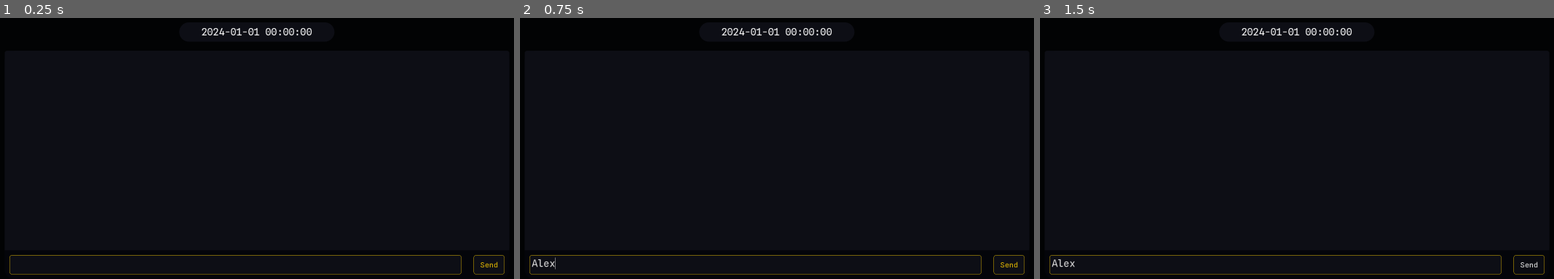
Above: before the commit, frames 1-3 (left to right).
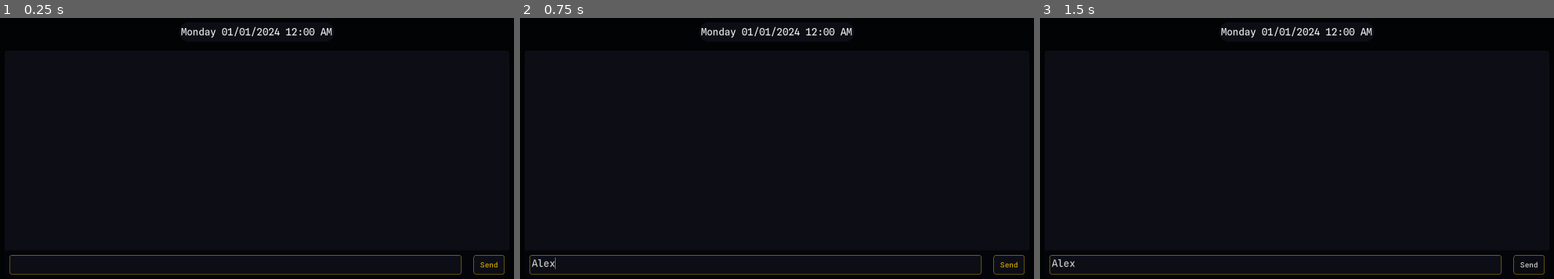
Above: after the commit, the same moments.

Repository: Adan-Garcia/UnamedChronicle
Game: Godot game, scene res://src/ui/chat.tscn
Two runs of this game, one before a commit and one after it. Both use one fixed random seed, a clock stepped at 60 frames per second and the inputs below. This scene is started directly instead of the project's main scene.
Inputs (mouse positions are in pixels of both pictures, inside the frame that each line leads up to):
- Up to frame 1 (0.25 s): no input
- Up to frame 2 (0.75 s): click (756, 265) at 0.52 s; type "Alex" at 0.6 s
- Up to frame 3 (1.5 s): click "Send" at 1.25 s

The runs differ from the first frame. In frame 1, 0.5% of the frame differs, in the area x 35-65%, y 3-8%; in frame 2, 0.5%; in frame 3, 0.5%.

Commit message:
May 15, 2025, 3:59 PM

Diff:
--- a/src/systems/logic/scripts/WorldManager.gd
+++ b/src/systems/logic/scripts/WorldManager.gd
@@ -1,10 +1,19 @@
 extends Node
 
 @export var CurrentWorldState: WorldState
+var tickcounter := 0.0
+var ticklength := 2
 
 
 func _ready():
 	_intialize()
+
+
+func _physics_process(delta):
+	tickcounter += delta
+	if tickcounter >= ticklength:
+		CurrentWorldState.current_time += 1
+		tickcounter = 0
 
 
 func _intialize():
--- a/src/systems/logic/scripts/global.gd
+++ b/src/systems/logic/scripts/global.gd
@@ -8,6 +8,20 @@
 @export var towns: Dictionary[String,TownData]
 @export var sectors: Dictionary[String,SectorData]
 @export var empires: Dictionary[String,EmpireData]
+# Unix timestamp of your “base date” Y.
+# e.g. if Y is 2025-01-01 00:00 UTC then:
+const ORIGIN_UNIX := 1704067200
+
+# our US-style weekday lookup
+const WEEKDAYS := {
+	0: "Sunday",
+	1: "Monday",
+	2: "Tuesday",
+	3: "Wednesday",
+	4: "Thursday",
+	5: "Friday",
+	6: "Saturday"
+}
 
 
 func _ready():
@@ -20,3 +34,28 @@
 			sectors[s.name] = s
 			for t in s.towns.values():
 				towns[t.name] = t
+
+
+
+func _get_time():
+	var tick_seconds = Worldstate.CurrentWorldState.current_time
+
+	# 2) turn it into an actual Unix timestamp
+	var ts = ORIGIN_UNIX + tick_seconds
+
+	# 3) extract a Dictionary of date components in local time
+	var d = Time.get_datetime_dict_from_unix_time(ts)
+	# d keys: year, month, day, hour, minute, second, weekday (0 = Sunday)
+
+	# 4) compute 12-hour clock and AM/PM
+	var hour12 = d.hour % 12
+	if hour12 == 0:
+		hour12 = 12
+	var ampm = "PM" if d.hour >= 12 else "AM"
+
+	# 5) build the formatted string
+	var mm = String("%02d" % d.month)
+	var dd = String("%02d" % d.day)
+	var min = String("%02d" % d.minute)
+
+	return [WEEKDAYS[d.weekday], mm, dd, d.year, hour12, min, ampm]
--- a/src/ui/scripts/chat.gd
+++ b/src/ui/scripts/chat.gd
@@ -2,20 +2,7 @@
 
 @onready var label: Label = $MarginContainer/VBoxContainer/Panel3/Label
 
-# Unix timestamp of your “base date” Y.
-# e.g. if Y is 2025-01-01 00:00 UTC then:
-const ORIGIN_UNIX := 1704067200
-
 
 func _physics_process(_delta):
 	# 1) get your raw tick
-	var tick_seconds = Global.Worldstate.CurrentWorldState.current_time
-
-	# 2) turn it into an actual Unix timestamp
-	var ts = ORIGIN_UNIX + tick_seconds
-
-	# 3) build a DateTime in local time
-	var dt = Time.get_datetime_string_from_unix_time(ts, true)
-
-	#
-	label.text = dt.format("%A %m/%d/%Y %I:%M %p")
+	label.text = "%s %s/%s/%04d %d:%s %s" % Global._get_time()
